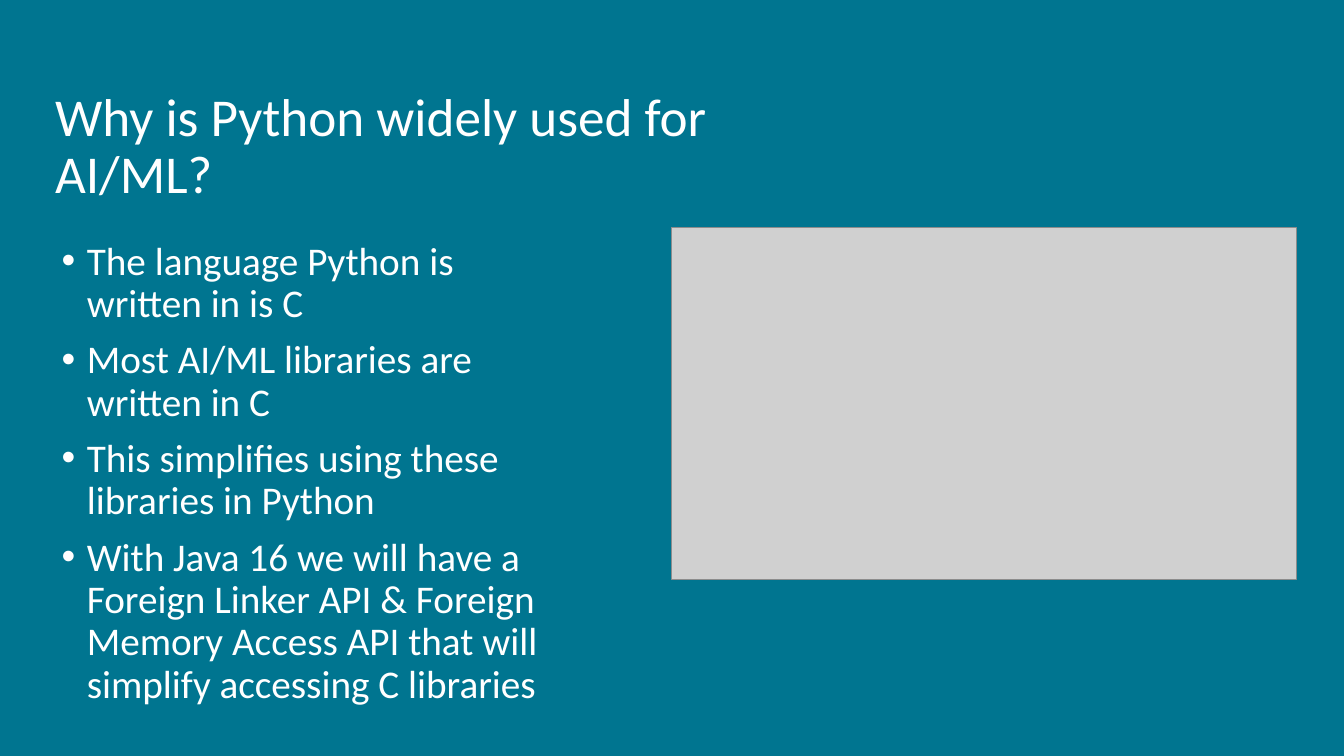
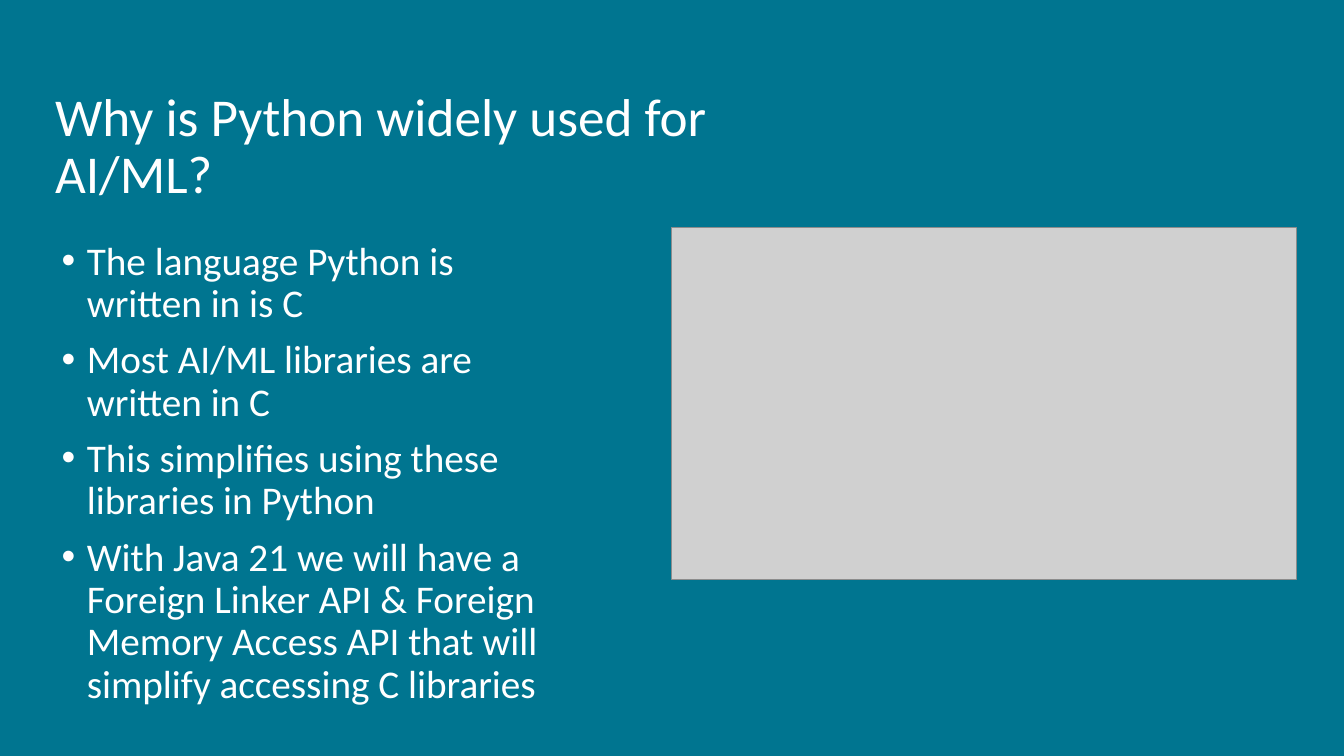
Before and after one commit to omniprof/JCP_EC_Education_WG_Presentation, a slide deck: slide 31 of Java in Education For JUGs 2.0 with notes.pptx. Drawn at 1344x756 pixels with LibreOffice and Linux fonts; fonts in the diff are those of the drawing; grey boxes stand for pictures. Boxes give left, top, right and bottom in pixels: in the first picture for what was removed or moved away, otherwise in the second. Text is boxed around its words. In the diff, an @@ line names an element or a change of style, - is before the commit and + after.

```diff
--- a/Java in Education For JUGs 2.0 with notes.pptx
+++ b/Java in Education For JUGs 2.0 with notes.pptx
@@ text at <box>87,543,537,705</box>: text changed @@
-• With Java 16 we will have a Foreign Linker API & Foreign Memory Access API that will simplify accessing C libraries
+• With Java 21 we will have a Foreign Linker API & Foreign Memory Access API that will simplify accessing C libraries
```
Also in this commit, not shown: 2 other slides changed, 1 other file.
